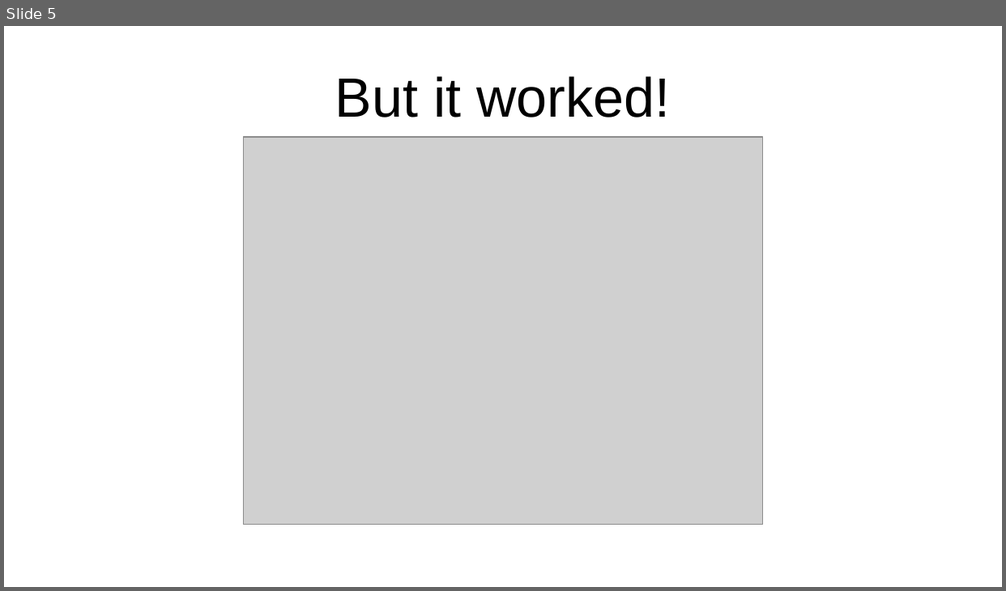
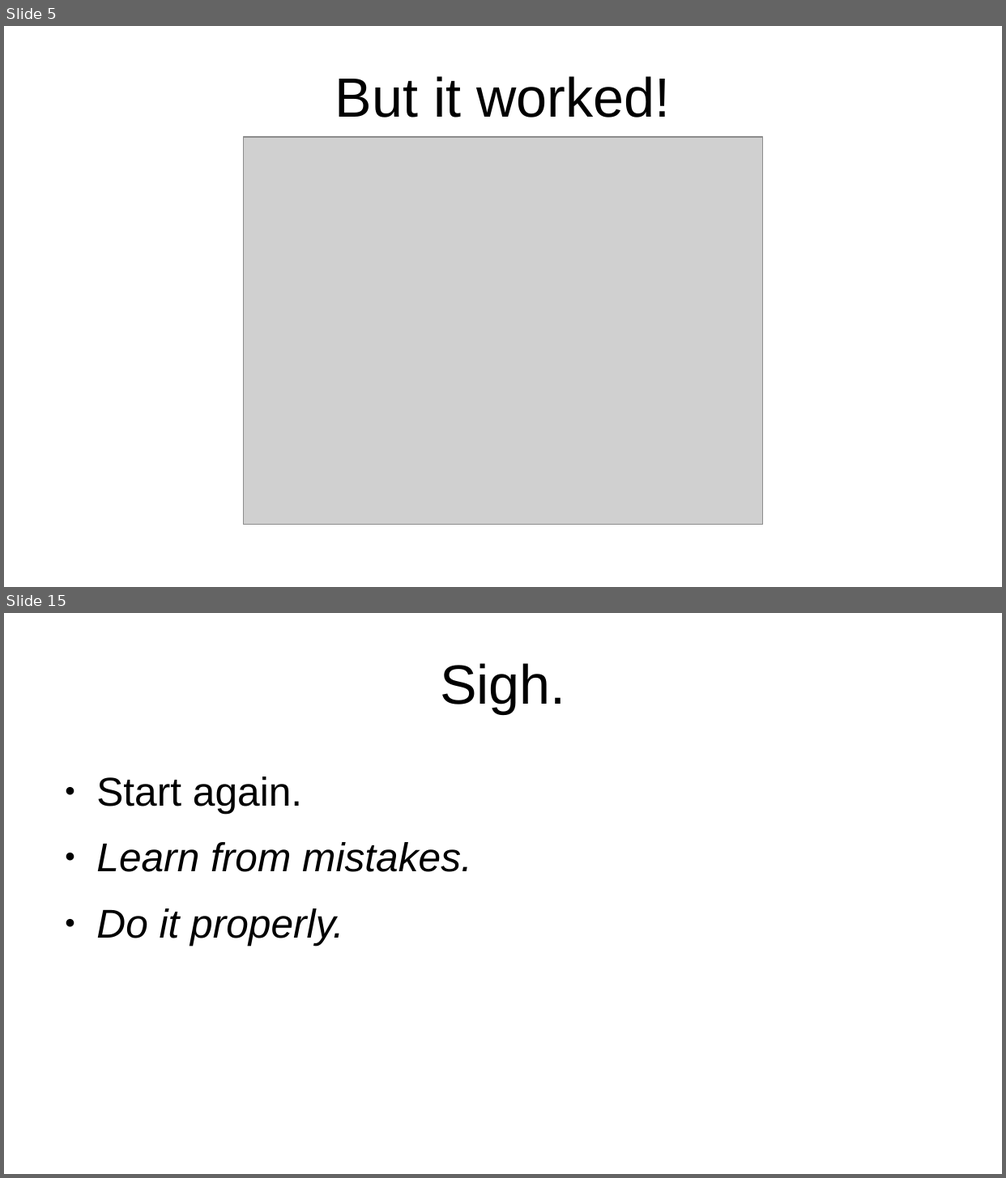
Before and after one commit to projectEndings/Endings, a slide deck: presentations/dhsi2019/how_we_finished_a_project.odp. Shown one above the other, each under a label of ours: slide 5 before the commit, slides 5 and 15 after it; the slides between them are not shown. The pictures are 1006x591 and 1006x1178 pixels, drawn with LibreOffice and Linux fonts; fonts in the diff are those of the drawing; grey boxes stand for pictures; background and template pictures are left out. Boxes give left, top, right and bottom in pixels: in the first picture for what was removed or moved away, otherwise in the second. Text is boxed around its words. In the diff, an @@ line names an element or a change of style, - is before the commit and + after.

```diff
--- a/presentations/dhsi2019/how_we_finished_a_project.odp
+++ b/presentations/dhsi2019/how_we_finished_a_project.odp
@@ slide 15 added at <box>4,613,1002,1174</box>, background #FFFFFF @@
@@ title added at <box>440,663,565,714</box>, 44 pt, text #000000 @@
+Sigh.
@@ text added at <box>96,777,472,945</box>, 32 pt, text #000000, italic @@
+● Start again.
+● Learn from mistakes.
+● Do it properly.
```
Also in this commit, not shown: 11 other slides added, 1 slide removed, 5 other files.
